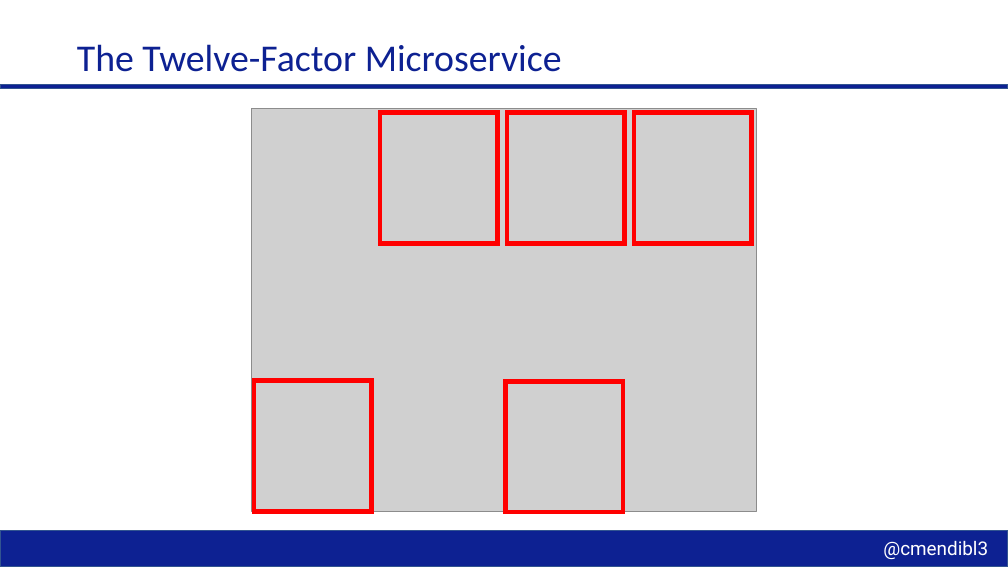
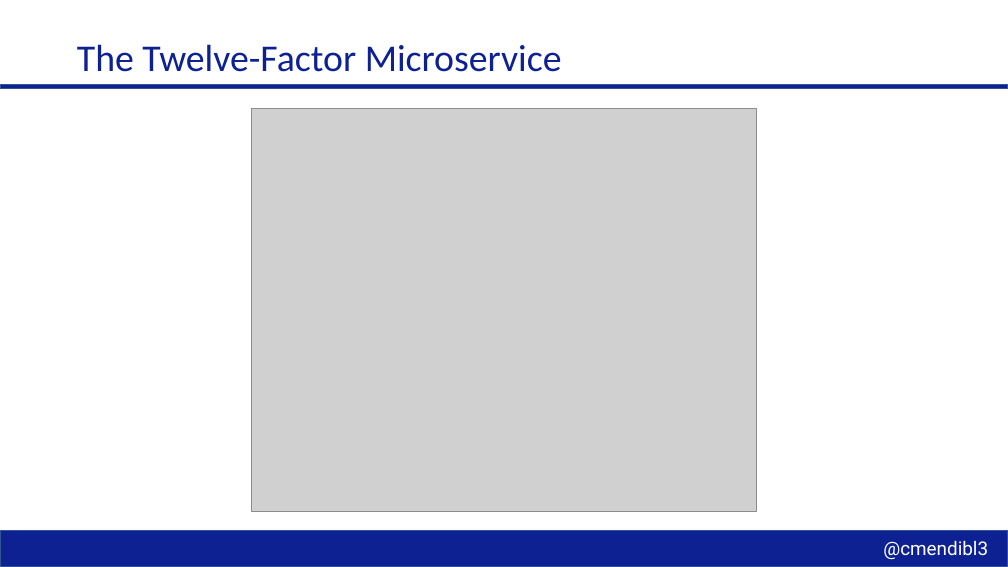
Before and after one commit to cmendible/dapr.samples, a slide deck: slide 3 of slides/Dapr.pptx. Drawn at 1008x567 pixels with LibreOffice and Linux fonts; fonts in the diff are those of the drawing; grey boxes stand for pictures; background and template pictures are left out. Boxes give left, top, right and bottom in pixels: in the first picture for what was removed or moved away, otherwise in the second. Text is boxed around its words. In the diff, an @@ line names an element or a change of style, - is before the commit and + after.

```diff
--- a/slides/Dapr.pptx
+++ b/slides/Dapr.pptx
@@ rectangle removed at <box>380,113,498,243</box> @@
@@ rectangle removed at <box>507,113,625,243</box> @@
@@ rectangle removed at <box>634,113,752,243</box> @@
@@ rectangle removed at <box>254,381,372,512</box> @@
@@ rectangle removed at <box>505,381,623,512</box> @@
```
Also in this commit, not shown: 4 other slides changed, 4 slides added, 1 slide removed.
